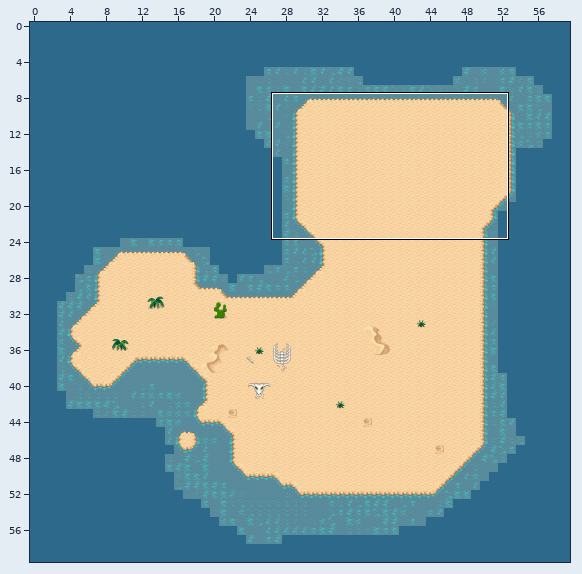
An edit to a level. Tiled map, DesertIsland.tmx. The first picture is a wide view before the edit; the outline marks the close-up.
Close-up. The starting point:
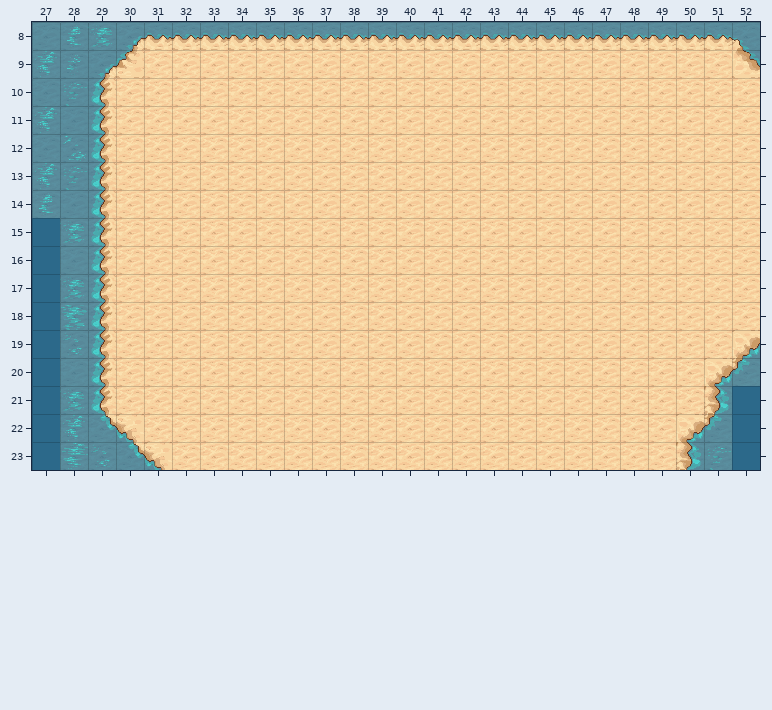
Cells are 32x32 px. Shown: x 27..52, y 8..23. The commit also changed other parts of the map, which this record leaves out. Tiles whose own drawing changed are shown in their newer look in all pictures.
After the commit:
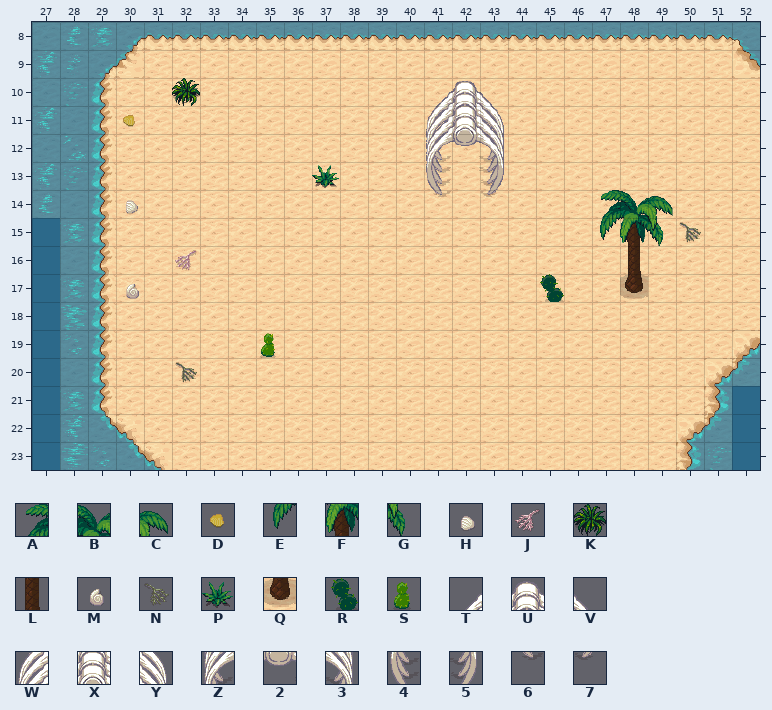
Key: from "beach-desert-2": A 8, B 9, C 10, D 17, E 24, F 25, G 26, H 32, J 36, K 39, L 41, M 48, N 52, P 56, Q 57, R 97, S 112, T 187, U 188, V 189, W 203, X 204, Y 205, Z 219, 2 220, 3 221, 4 235, 5 237, 6 251, 7 253.
_ is an empty cell, . an unchanged one.
See-through tiles are keyed as they look on the map.
Difference:
--- layer "Landscape"
@@ x 30..50 @@
-10 .._........___.......
-11 _..........___.......
-12 ...........___.......
-13 ......._..._._.......
-14 _.........._._...___.
-15 .................____
-16 .._..............._..
-17 _.............._.._..
+10 ..K........TUV.......
+11 D..........WXY.......
+12 ...........Z23.......
+13 .......P...4.5.......
+14 H..........6.7...ABC.
+15 .................EFGN
+16 ..J...............L..
+17 M..............R..Q..
@@ x 32..35 @@
-19 ..._
-20 _...
+19 ...S
+20 N...
